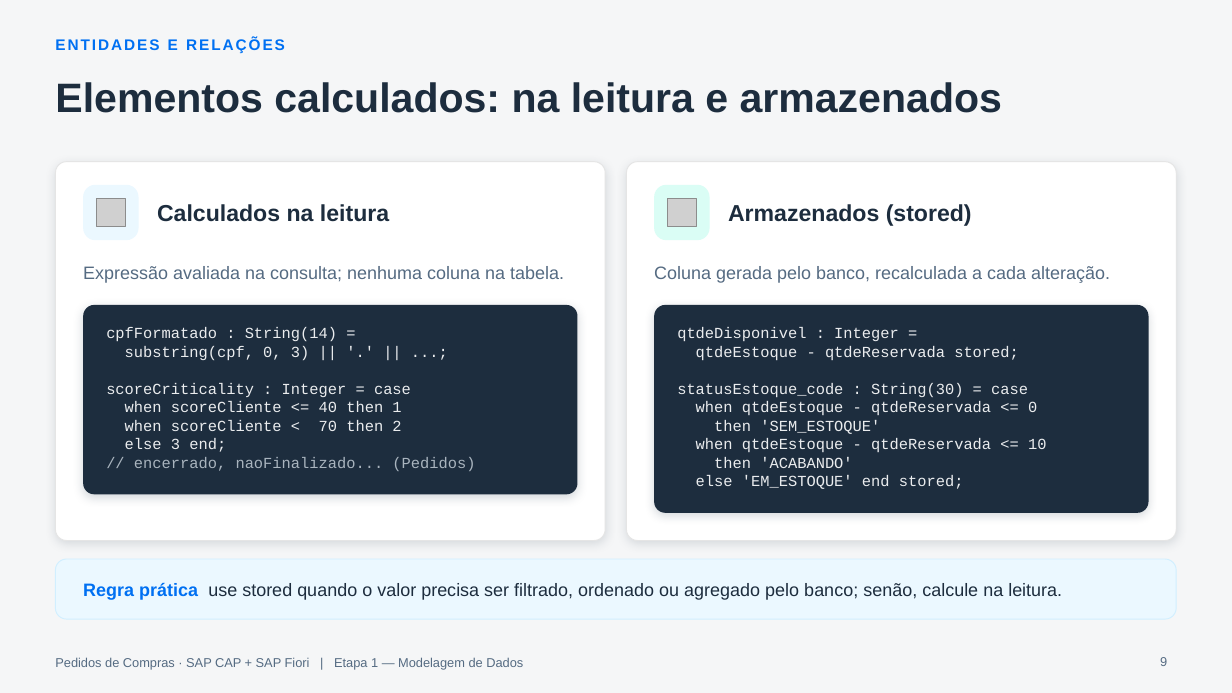
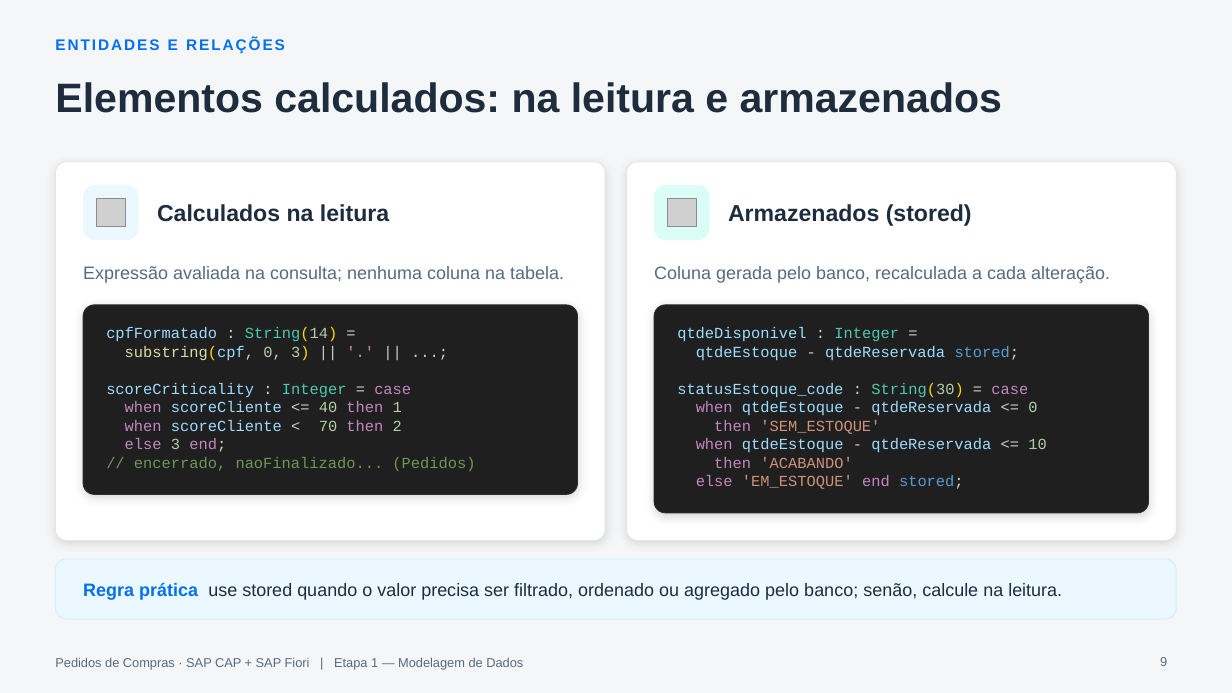
Before and after one commit to AdrianoBispo/sap-cap-nodejs-pedidos-de-compras-app, a slide deck: slide 9 of docs/apresentacoes/01-modelagem-de-dados.pptx. Drawn at 1232x693 pixels with LibreOffice and Linux fonts; fonts in the diff are those of the drawing; grey boxes stand for pictures. Boxes give left, top, right and bottom in pixels: in the first picture for what was removed or moved away, otherwise in the second. Text is boxed around its words. In the diff, an @@ line names an element or a change of style, - is before the commit and + after.

```diff
--- a/docs/apresentacoes/01-modelagem-de-dados.pptx
+++ b/docs/apresentacoes/01-modelagem-de-dados.pptx
@@ rounded rectangle at <box>83,305,578,494</box>: fill #1D2D3E to #1F1F1F; outline none to #2B2B2B 0.75 pt @@
@@ text "cpfFormatado : String(14) =" at <box>106,327,475,471</box>: text colour #EAECEE to #9CDCFE in "cpfFormatado", "substring(cpf,", "scoreCriticality", "scoreCliente" and 1 more places; text colour #EAECEE to #CCCCCC in ": =", "substring(cpf, 0, || || ...;", ": =", "<=" and 2 more places; text colour #EAECEE to #4EC9B0 in "String(14)", "Integer"; text colour #EAECEE to #FFD700 in "String(14)", "substring(cpf, 3)"; text colour #EAECEE to #B5CEA8 in "String(14)", "0, 3)", "40 1", "70 2" and 1 more places; text colour #EAECEE to #DCDCAA in "substring(cpf,"; text colour #EAECEE to #CE9178 in "'.'"; text colour #EAECEE to #C586C0 in "case", "when then", "when then", "else end;"; text colour #A9B4BE to #6A9955 in "// encerrado, naoFinalizado... (Pedidos)" @@
@@ rounded rectangle at <box>654,305,1149,513</box>: fill #1D2D3E to #1F1F1F; outline none to #2B2B2B 0.75 pt @@
@@ text "qtdeDisponivel : Integer =" at <box>677,327,1046,489</box>: text colour #EAECEE to #9CDCFE in "qtdeDisponivel", "qtdeEstoque qtdeReservada", "statusEstoque_code", "qtdeEstoque qtdeReservada" and 1 more places; text colour #EAECEE to #CCCCCC in ": =", "- stored;", ": =", "- <=" and 2 more places; text colour #EAECEE to #4EC9B0 in "Integer", "String(30)"; text colour #EAECEE to #569CD6 in "stored;", "stored;"; text colour #EAECEE to #FFD700 in "String(30)"; text colour #EAECEE to #B5CEA8 in "String(30)", "0", "10"; text colour #EAECEE to #C586C0 in "case", "when", "then", "when" and 2 more places; text colour #EAECEE to #CE9178 in "'SEM_ESTOQUE'", "'ACABANDO'", "'EM_ESTOQUE'" @@
```
Also in this commit, not shown: 6 other slides changed, 5 other files.
